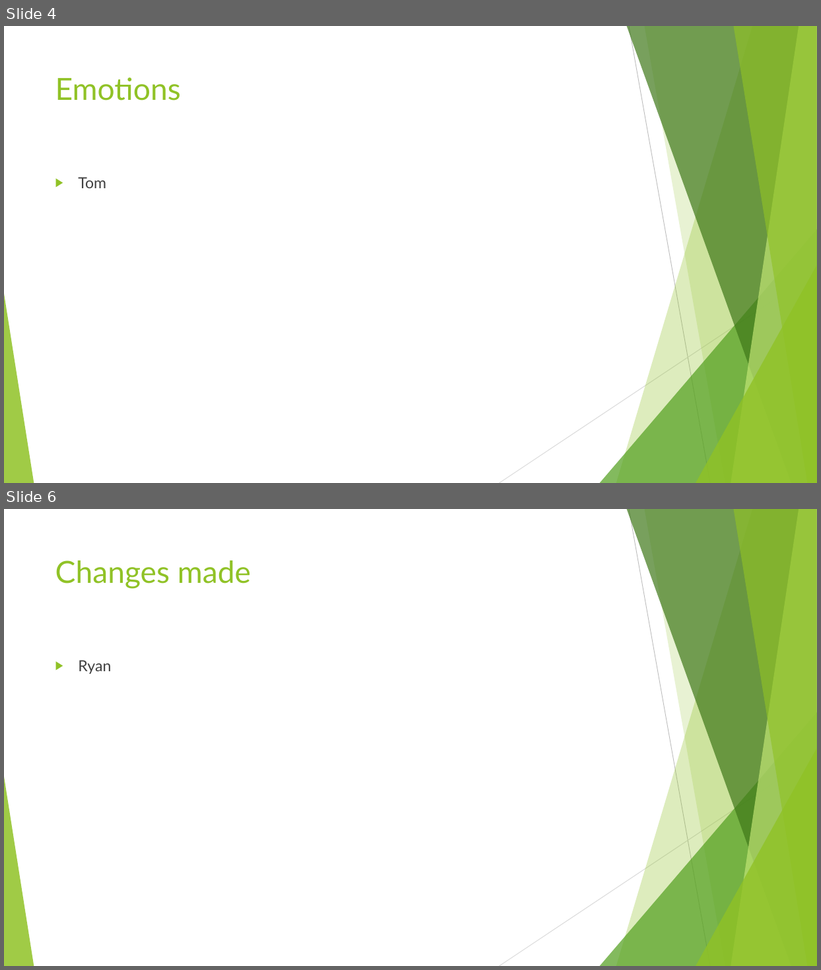
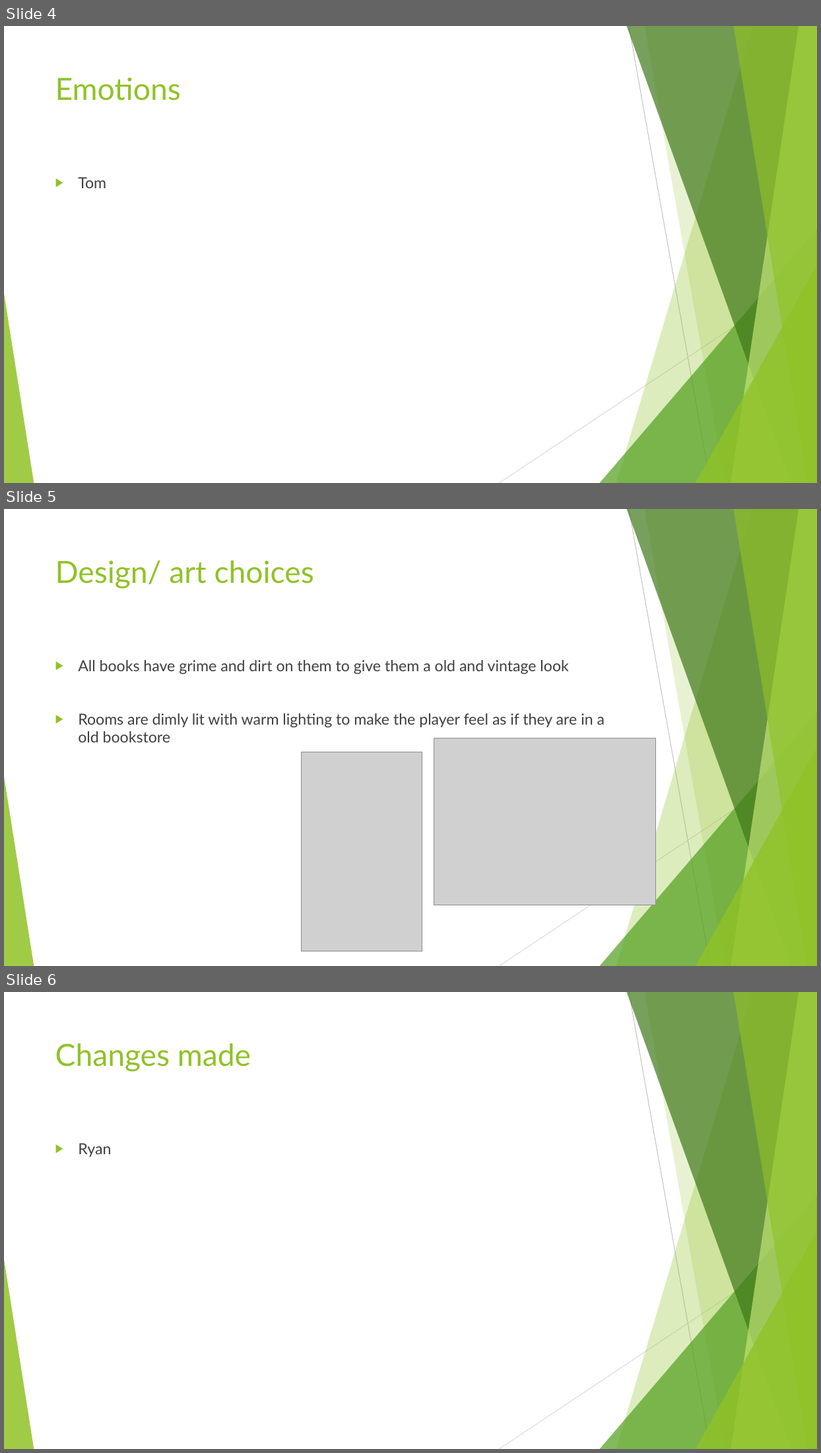
Before and after one commit to UoSGamesGroups/first-semester-l4-5-group-14, a slide deck: Management/Presentations/Intergalactic Bookstore (WIP).odp. Shown one above the other, each under a label of ours: slides 4 and 6 before the commit, slides 4, 5 and 6 after it; the slides between them are not shown. The pictures are 821x970 and 821x1453 pixels, drawn with LibreOffice and Linux fonts; fonts in the diff are those of the drawing; grey boxes stand for pictures. Boxes give left, top, right and bottom in pixels: in the first picture for what was removed or moved away, otherwise in the second. Text is boxed around its words. In the diff, an @@ line names an element or a change of style, - is before the commit and + after.

```diff
--- a/Management/Presentations/Intergalactic Bookstore (WIP).odp
+++ b/Management/Presentations/Intergalactic Bookstore (WIP).odp
@@ slide 5 added at <box>4,509,817,966</box>, background #FFFFFF; not listed: 10 template elements that a slide beside it also shows @@
@@ title added at <box>55,560,314,589</box>, 36 pt, text #90C226 @@
+Design/ art choices
@@ text added at <box>78,660,605,743</box>, 18 pt, text #404040 @@
+▶ All books have grime and dirt on them to give them a old and vintage look
+▶ Rooms are dimly lit with warm lighting to make the player feel as if they are in a old bookstore
@@ picture added at <box>434,739,656,906</box> @@
@@ picture added at <box>302,753,422,952</box> @@
```
Also in this commit, not shown: 1 slide changed, 2 other slides added, 2 slides removed.
